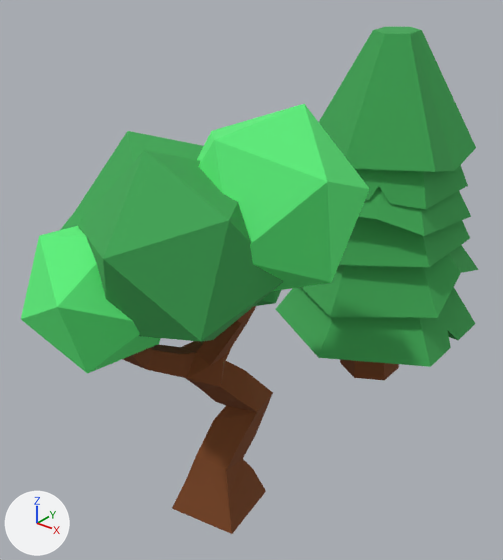
An edit to the Blender file 3d/trees.blend, drawn before and after from the same camera.
Both versions are drawn from a camera (50 mm lens) standing at (6.42, -9.71, 8.82) and looking at (-0.46, -1.1, 3.48). Arrows for +X, +Y and +Z are at lower left; the lights stay in place.

The first picture shows 'tree', 'tree.001'.
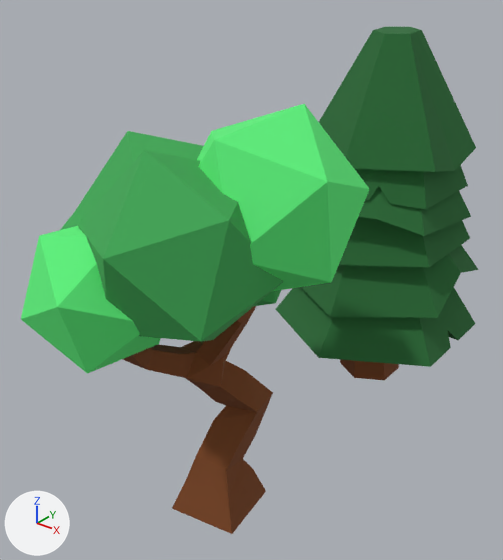
Edits to the bpy script that builds the scene:
```text
Change mat_green_2:
    mat_green_2.base_color: (0.0539, 0.396, 0.0956) -> (0.0242, 0.153, 0.0395)  # green #42a957 -> dark green #2b6d38
```

Where the change shows, as pixel boxes (x1, y1, x2, y2) in the pictures (503 x 560 px):
'tree.001', recoloured: (276, 27, 479, 367) in both
